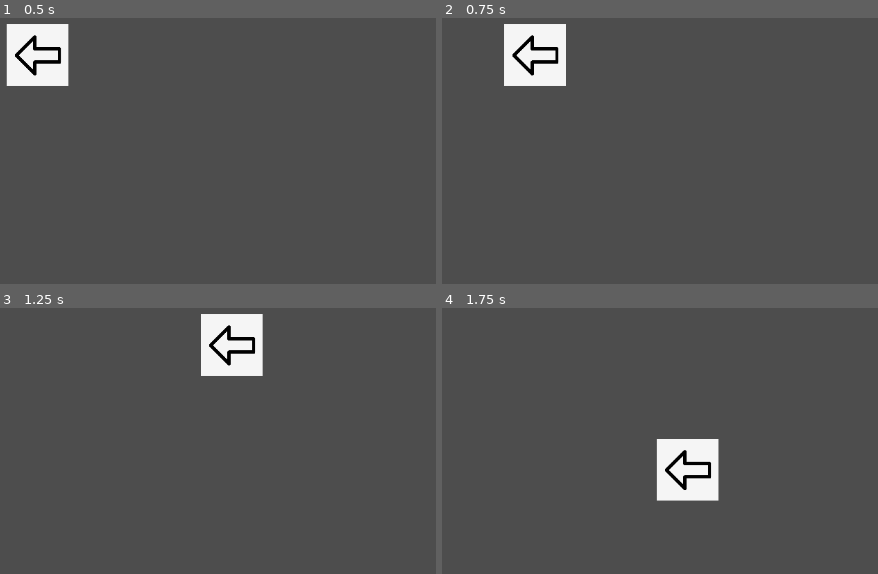
Above: before the commit, frames 1-4 (two rows, left to right).
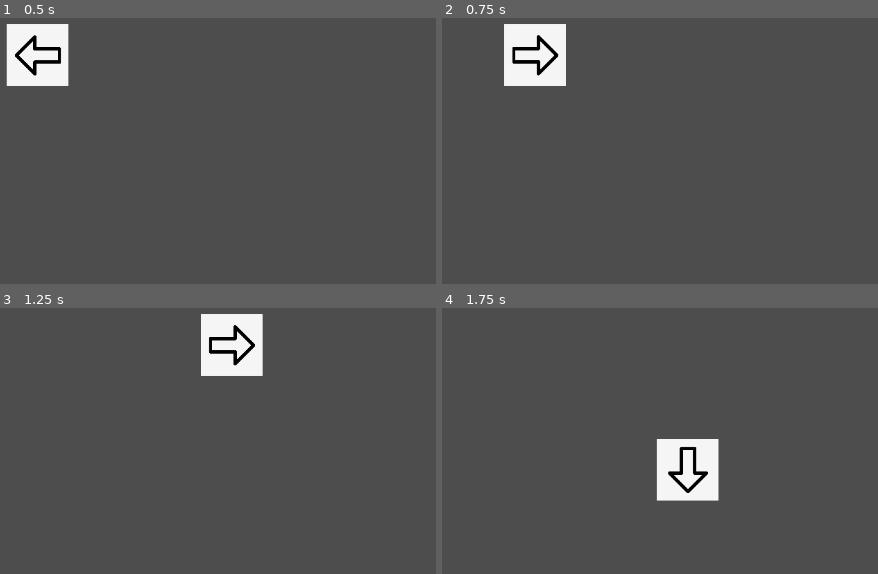
Above: after the commit, the same moments.

Repository: M1shaG/best-gamedev-ever
Game: Godot game, scene res://scenes/Game.tscn
The game is run twice, just before and just after one commit, with the same random seed, the same clock (stepped at 60 frames per second) and the same inputs.
Inputs:
- Up to frame 1 (0.5 s): no input
- Up to frame 2 (0.75 s): tap Enter at 0.5 s; hold Right (ui_right) from 0.53 s (still down)
- Up to frame 3 (1.25 s): keep holding Right (ui_right)
- Up to frame 4 (1.75 s): release Right (ui_right) at 1.28 s; hold Down (ui_down) from 1.28 s (still down)

Frame 1 is identical in both runs. In frame 2, 0.7% of the frame differs, in the area x 16-27%, y 6-22%; in frame 3, 0.6%; in frame 4, 0.7%, in the area x 51-62%, y 52-70%.

Commit message:
add rotation to sprite(komu ne poxuy lol)

Diff:
--- a/scripts/main_ch.gd
+++ b/scripts/main_ch.gd
@@ -1,10 +1,27 @@
 extends CharacterBody2D
 
 @export var speed = 400
+var main_ch: Sprite2D
 
+func _ready():
+	main_ch = $Sprite2D
 func get_input():
 	var input_direction = Input.get_vector("ui_left", "ui_right", "ui_up", "ui_down")
+
+	if input_direction.x != 0:
+		if input_direction.x > 0:
+			main_ch.rotation_degrees = 180
+		if input_direction.x < 0:
+			main_ch.rotation_degrees = 0
+
+	if input_direction.y < 0:
+		main_ch.rotation_degrees = 90
+	if input_direction.y > 0:
+		main_ch.rotation_degrees = 270
+
 	velocity = input_direction * speed
+
+
 
 func _physics_process(delta):
 	get_input()
Not shown, added: scenes/Game.tscn8534909936.tmp
